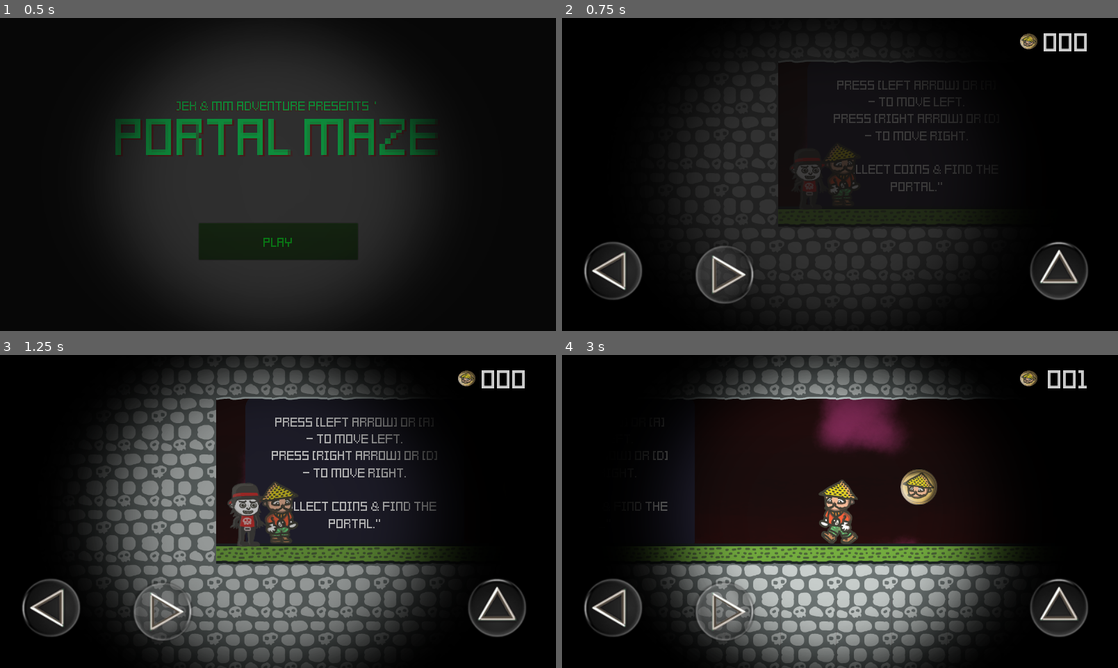
Above: before the commit, frames 1-4 (two rows, left to right).
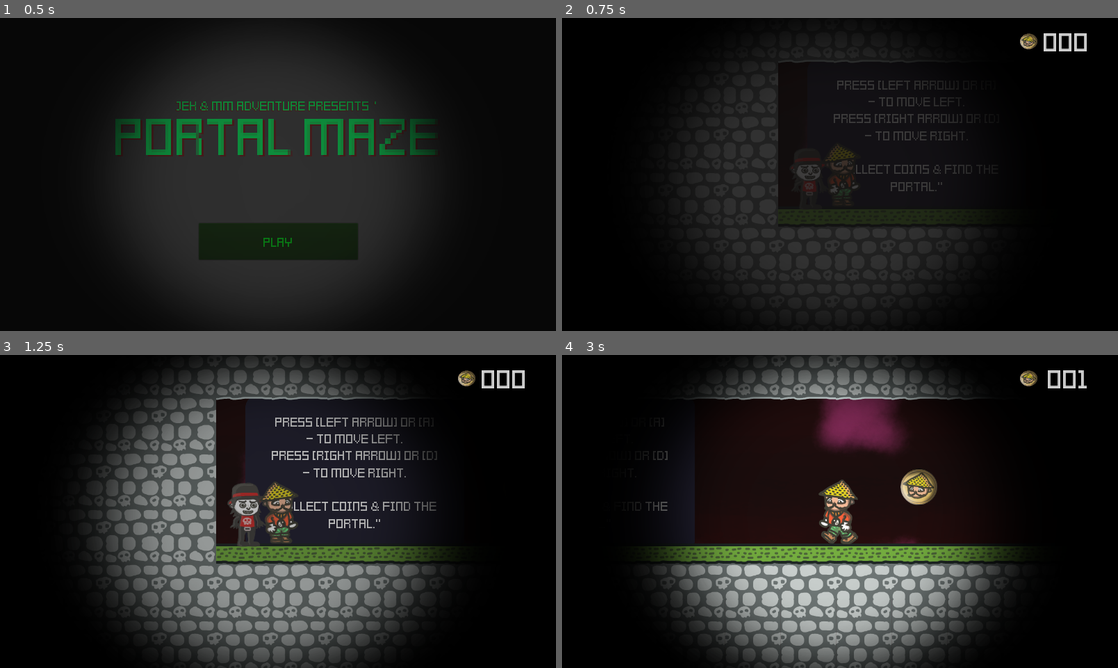
Above: after the commit, the same moments.

Repository: jickingx/JekAndModernongMonghe
Game: Godot game, scene res://src/Screens/Start.tscn
Same seed, same stepped clock (60 frames per second), same inputs: the game is played once before the commit and once after it.
Inputs:
- Up to frame 1 (0.5 s): no input
- Up to frame 2 (0.75 s): click "Play" at 0.5 s
- Up to frame 3 (1.25 s): no input
- Up to frame 4 (3 s): tap Enter (ui_accept) at 1.25, 1.52, 2.27 s; hold Right (ui_right) 1.28-2.78 s; hold Left (ui_left) from 2.78 s (still down)

Frame 1 is identical in both runs. In frame 2, 3.2% of the frame differs, in the area x 3-95%, y 71-92%; in frame 3, 3.0%; in frame 4, 3.0%.

Commit message:
hide touch control on non touch screens
Signed-off-by: jickingx <jickingx@gmail.com>

Diff:
--- a/src/UI/TouchControls.tscn
+++ b/src/UI/TouchControls.tscn
@@ -22,6 +22,7 @@
 normal = ExtResource( 1 )
 shape = SubResource( 1 )
 action = "ui_up"
+visibility_mode = 1
 
 [node name="LeftTouchScreenButton" type="TouchScreenButton" parent="."]
 position = Vector2( 0, 464 )
@@ -29,6 +30,7 @@
 normal = ExtResource( 2 )
 shape = SubResource( 2 )
 action = "ui_left"
+visibility_mode = 1
 
 [node name="RightTouchScreenButton" type="TouchScreenButton" parent="."]
 position = Vector2( 256, 472 )
@@ -36,3 +38,4 @@
 normal = ExtResource( 3 )
 shape = SubResource( 3 )
 action = "ui_right"
+visibility_mode = 1
